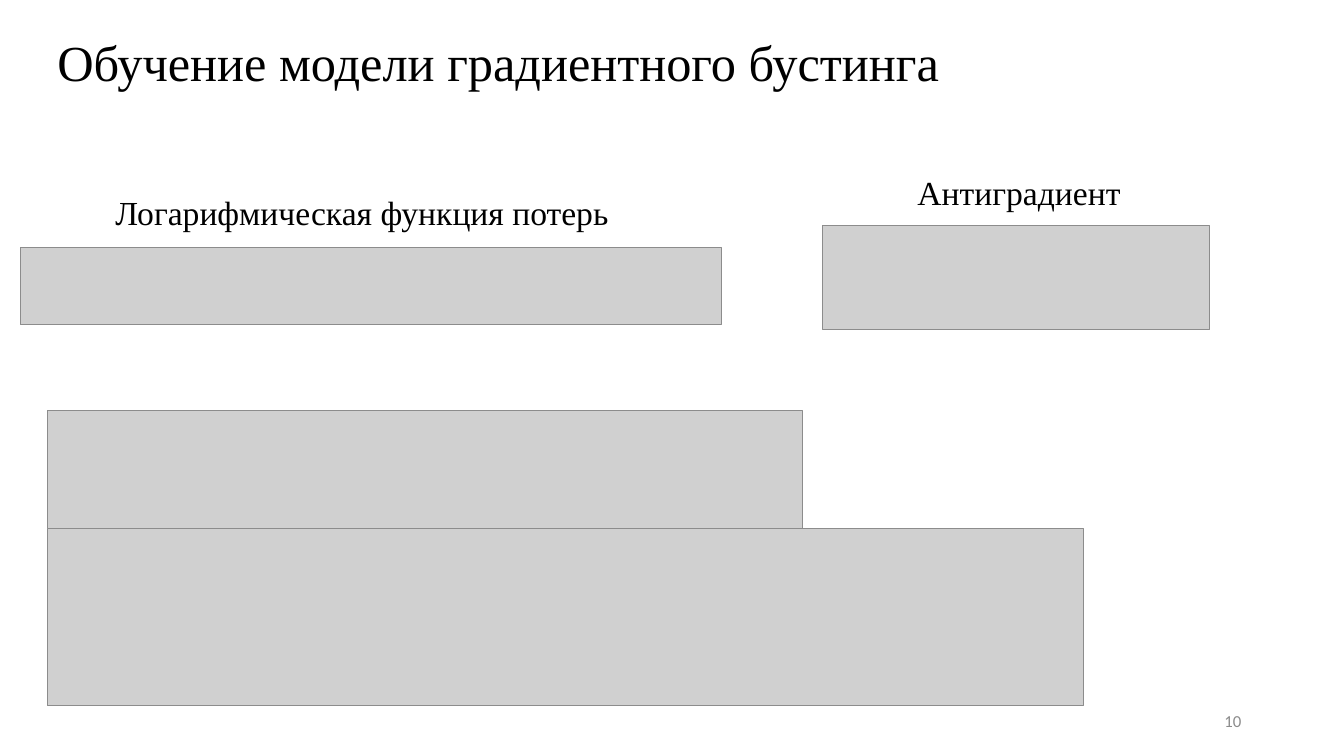
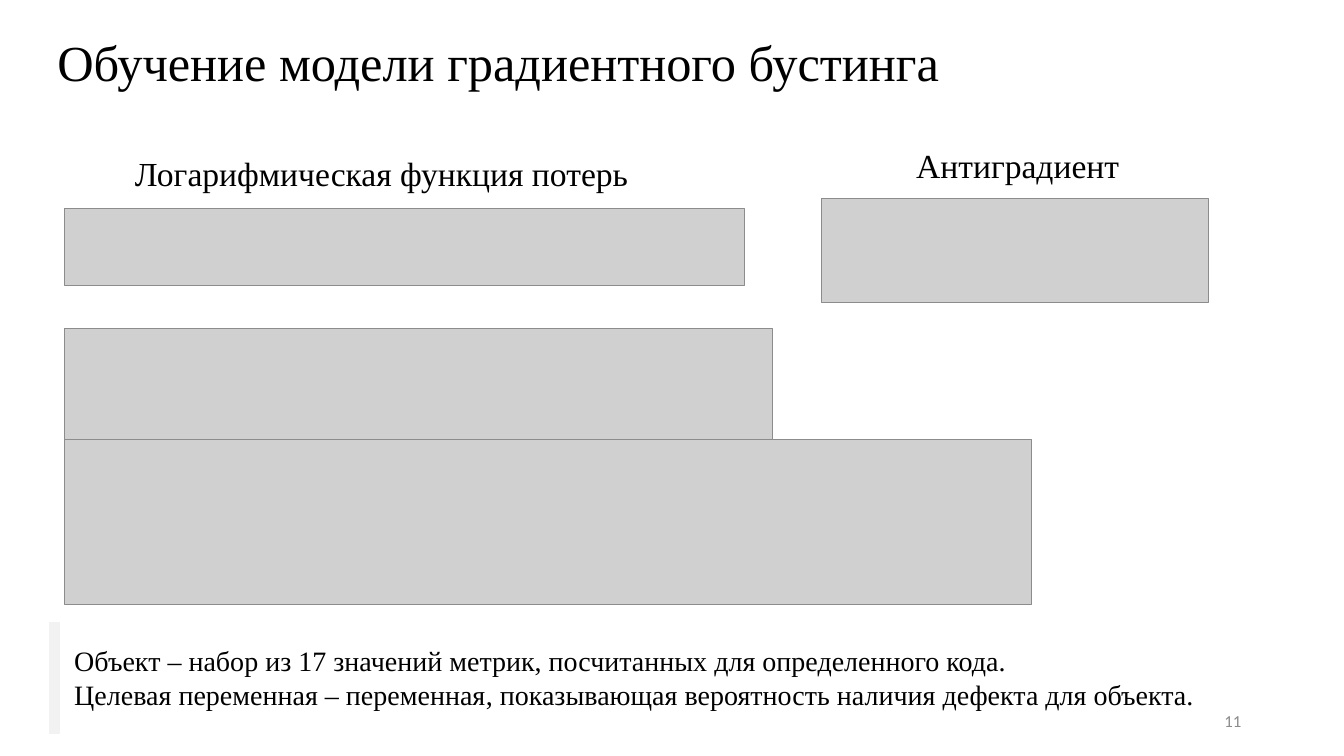
Before and after one commit to ilyasssklimov/bmstu_DefectDetection, a slide deck: slide 11 of doc/presentation/КлимовИС_ВКР_презентация.pptx (slide 10 before the commit). Drawn at 1344x756 pixels with LibreOffice and Linux fonts; fonts in the diff are those of the drawing; grey boxes stand for pictures. Boxes give left, top, right and bottom in pixels: in the first picture for what was removed or moved away, otherwise in the second. Text is boxed around its words. In the diff, an @@ line names an element or a change of style, - is before the commit and + after.

```diff
--- a/doc/presentation/КлимовИС_ВКР_презентация.pptx
+++ b/doc/presentation/КлимовИС_ВКР_презентация.pptx
@@ text "Логарифмическая функция потерь": place and size @@
-text "Логарифмическая функция потерь" at (115, 201, 608, 231)
+text "Логарифмическая функция потерь" at (135, 162, 628, 192)
@@ text "Антиградиент": place and size @@
-text "Антиградиент" at (917, 182, 1120, 212)
+text "Антиградиент" at (916, 155, 1119, 185)
@@ picture: place and size @@
-picture at (20, 248, 722, 326)
+picture at (65, 209, 745, 286)
@@ picture: place and size @@
-picture at (823, 226, 1210, 330)
+picture at (822, 199, 1209, 302)
@@ picture: place and size @@
-picture at (47, 411, 803, 529)
+picture at (65, 329, 773, 440)
@@ picture: place and size @@
-picture at (47, 529, 1084, 707)
+picture at (65, 440, 1032, 605)
@@ rectangle added at (49, 622, 59, 733), fill #F2F2F2, outline #F2F2F2 1 pt @@
@@ text added at (74, 651, 1194, 710), 20 pt, text #000000 @@
+Объект – набор из 17 значений метрик, посчитанных для определенного кода.
+Целевая переменная – переменная, показывающая вероятность наличия дефекта для объекта.
@@ page number at (1224, 716, 1241, 727): text changed @@
-10
+11
```
Also in this commit, not shown: 11 other slides changed, 4 slides added, 2 slides removed, 11 other files.
